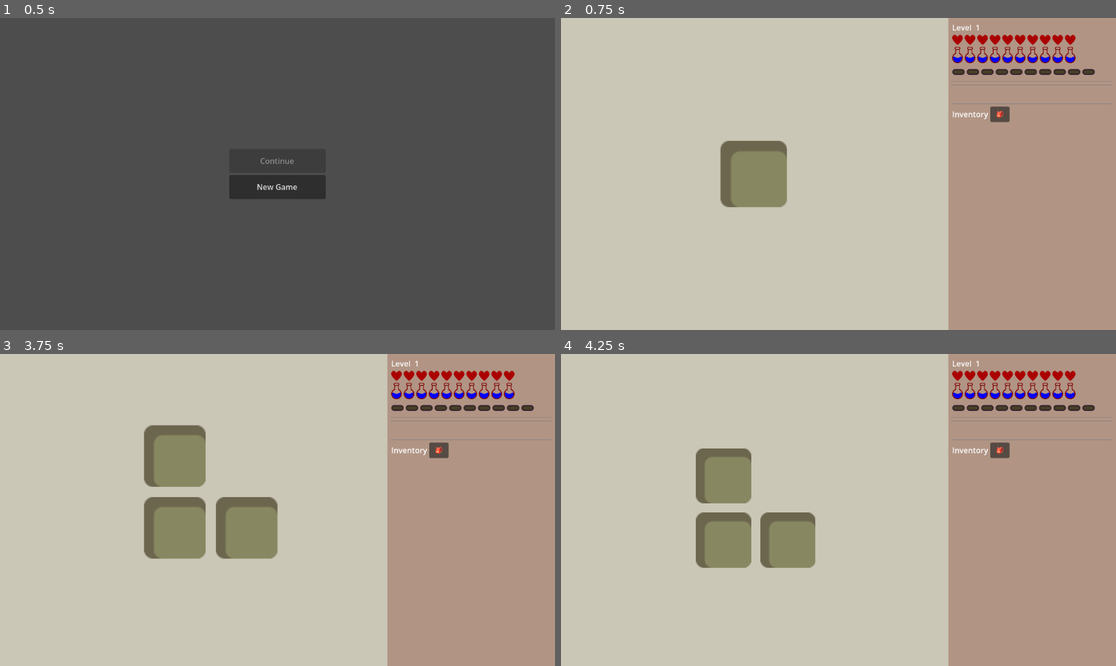
Above: before the commit, frames 1-4 (two rows, left to right).
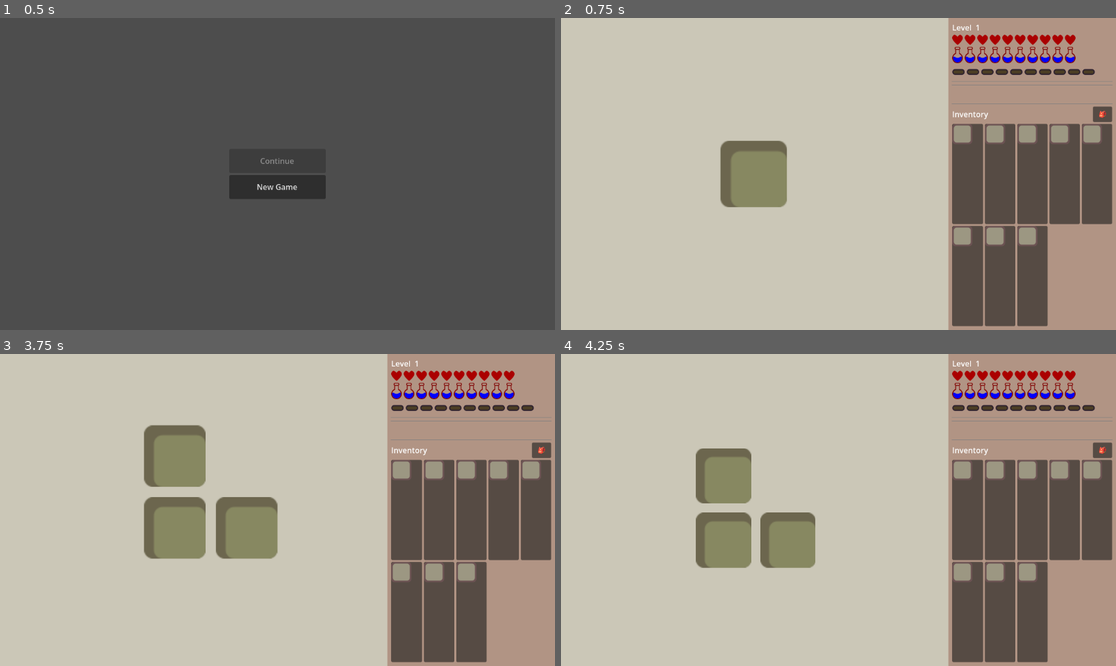
Above: after the commit, the same moments.

Repository: jiexdrop/run-reset
Game: Godot game, scene res://scenes/init.tscn
The game is run twice, just before and just after one commit, with the same random seed, the same clock (stepped at 60 frames per second) and the same inputs.
Inputs (mouse positions are in pixels of both pictures, inside the frame that each line leads up to):
- Up to frame 1 (0.5 s): no input
- Up to frame 2 (0.75 s): click "New Game" at 0.5 s
- Up to frame 3 (3.75 s): click "🎒" at 1.25 s; click "🎒" at 2 s; click "🎒" at 2.75 s; tap Enter at 3.5 s; drag from (194, 510) to (333, 441) at 3.52 s
- Up to frame 4 (4.25 s): no input

Frame 1 is identical in both runs. In frame 2, 13% of the frame differs, in the area x 70-100%, y 28-99%; in frame 3, 13%; in frame 4, 13%.

Commit message:
inventory works

Diff:
--- a/scenes/inventory_ui.gd
+++ b/scenes/inventory_ui.gd
@@ -57,7 +57,9 @@
 		slot.slot_clicked.connect(_on_slot_clicked)
 		_slots.append(slot)
 
-	# Don't call _update_columns() here — size isn't valid yet at build time.
+	# Fallback: set a safe column count immediately so slots are never hidden
+	# if the deferred _update_columns call fires before size is resolved.
+	slot_grid.columns = SLOT_MIN_COLS
 
 
 func _on_inventory_changed() -> void:
@@ -69,14 +71,17 @@
 	if slot_grid == null:
 		return
 
+	# Try the scroll container width first, then fall back through the hierarchy.
 	var scroll := slot_grid.get_parent() as Control
-	var available: float = scroll.size.x if scroll != null else 0.0
-	if available <= 0:
+	var available: float = 0.0
+
+	if scroll != null and scroll.size.x > 0:
+		available = scroll.size.x
+	elif size.x > 0:
 		available = size.x
-	# Last-resort fallback: use the minimum slot size * SLOT_MIN_COLS so the
-	# grid is never stuck at 0 columns (which hides all children).
-	if available <= 0:
-		slot_grid.columns = SLOT_MIN_COLS
+	else:
+		# Size not resolved yet — try again next frame.
+		call_deferred("_update_columns")
 		return
 
 	var slot_min := 56.0
--- a/scenes/inventory_ui.tscn
+++ b/scenes/inventory_ui.tscn
@@ -7,10 +7,16 @@
 anchors_preset = 0
 size_flags_horizontal = 3
 size_flags_vertical = 3
+custom_minimum_size = Vector2(0, 120)
 script = ExtResource("1_invui")
 
 [node name="VBox" type="VBoxContainer" parent="." unique_id=400000010]
-layout_mode = 0
+layout_mode = 1
+anchors_preset = 15
+anchor_right = 1.0
+anchor_bottom = 1.0
+grow_horizontal = 2
+grow_vertical = 2
 size_flags_horizontal = 3
 size_flags_vertical = 3
 theme_override_constants/separation = 4
@@ -34,6 +40,7 @@
 layout_mode = 2
 size_flags_horizontal = 3
 size_flags_vertical = 3
+custom_minimum_size = Vector2(0, 80)
 
 [node name="SlotGrid" type="GridContainer" parent="VBox/ScrollContainer" unique_id=400000003]
 layout_mode = 2
